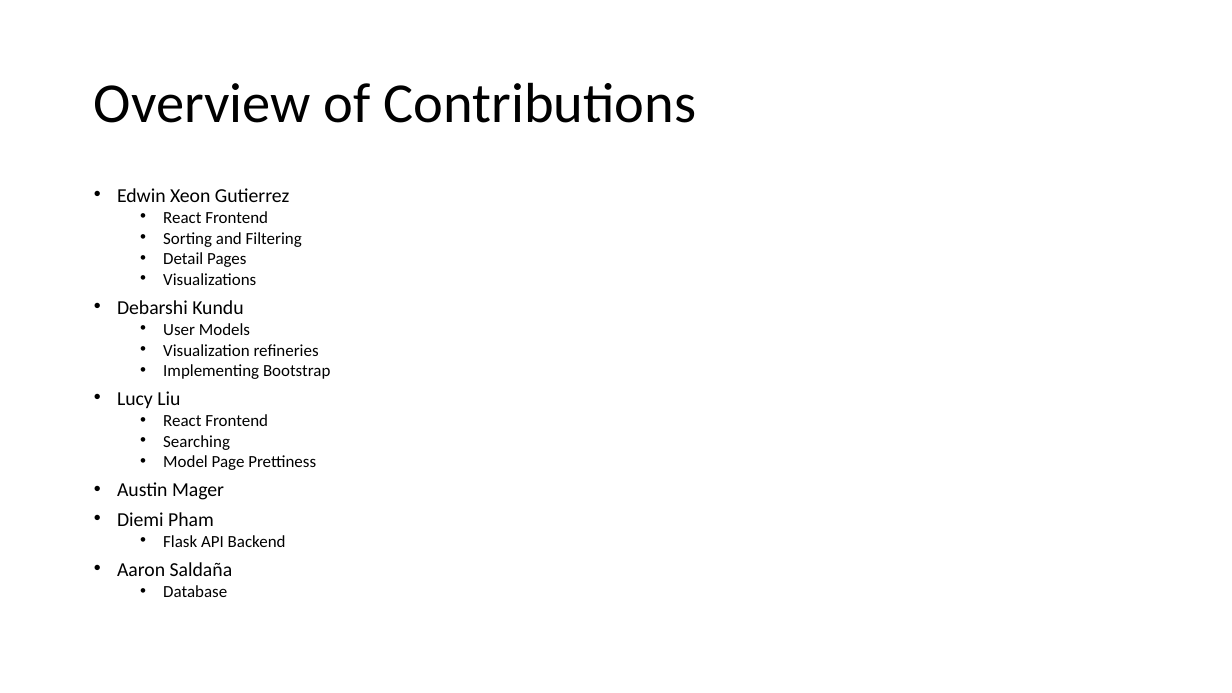
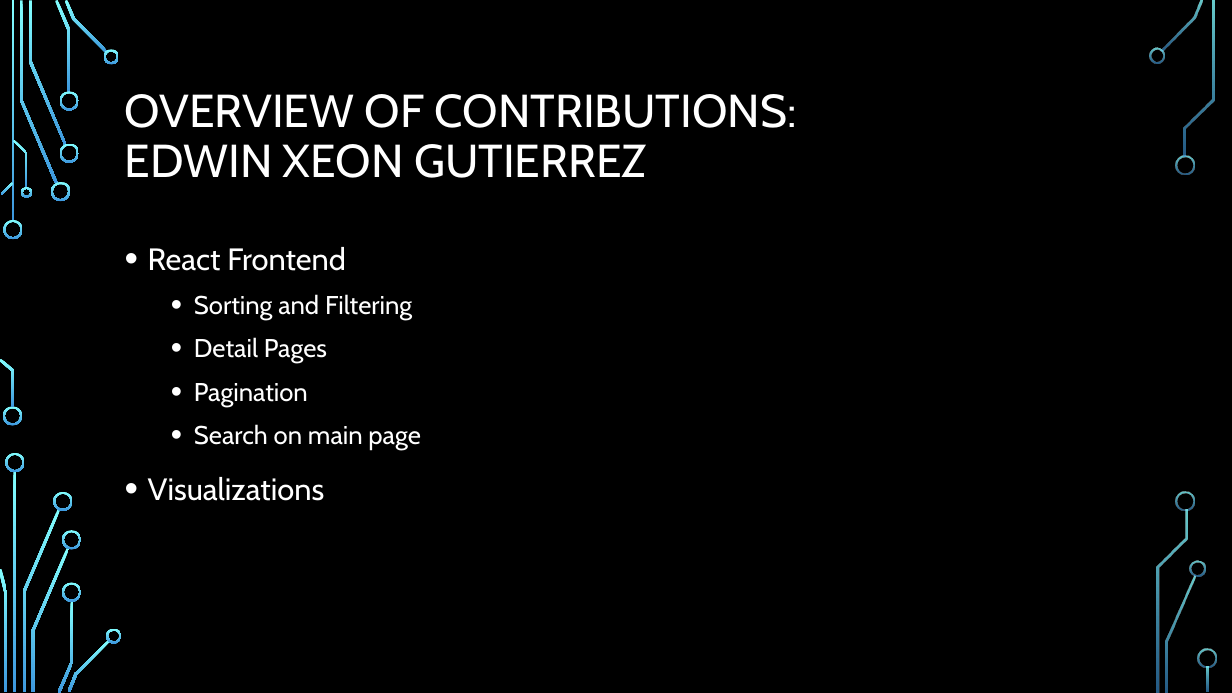
Before and after one commit to pdiemi/mibrary, a slide deck: slide 2 of Mibrary.pptx. Drawn at 1232x693 pixels with LibreOffice and Linux fonts; fonts in the diff are those of the drawing; background and template pictures are left out. Boxes give left, top, right and bottom in pixels: in the first picture for what was removed or moved away, otherwise in the second. Text is boxed around its words. In the diff, an @@ line names an element or a change of style, - is before the commit and + after.

Commit message:
Updated powerpoint

```diff
--- a/Mibrary.pptx
+++ b/Mibrary.pptx
@@ background #FFFFFF to picture (left out) @@
@@ title at [125, 94, 797, 178]: text changed; size 44 to 36 pt; font Calibri to Cabin; text colour #000000 to #FFFFFF @@
-Overview of Contributions
+OVERVIEW OF CONTRIBUTIONS:
+EDWIN XEON GUTIERREZ
@@ text at [117, 188, 289, 202]: paragraph removed @@
-• Edwin Xeon Gutierrez
@@ text "React Frontend": place and size @@
-text "React Frontend" at [117, 188, 330, 597]
+text "React Frontend" at [148, 247, 421, 501]
@@ text at [148, 247, 412, 501]: size 13.2 to 24 pt in "React Frontend", "Visualizations"; font Calibri to Cabin, text colour #000000 to #FFFFFF in "React Frontend", "Sorting and Filtering", "Detail Pages", "Visualizations"; size 13.2 to 20 pt in "Sorting and Filtering", "Detail Pages"; list level 2 to 1 in "React Frontend"; line spacing 0.7 to 1.2; list level 2 to 1 in "Visualizations" @@
@@ text at [117, 300, 330, 597]: paragraphs removed @@
-• Debarshi Kundu
-  • User Models
-  • Visualization refineries
-  • Implementing Bootstrap
-• Lucy Liu
-  • React Frontend
-  • Searching
-  • Model Page Prettiness
-• Austin Mager
-• Diemi Pham
-  • Flask API Backend
-• Aaron Saldaña
-  • Database
@@ text at [194, 383, 421, 450]: paragraphs added @@
+  • Pagination
+  • Search on main page
@@ group added at [0, 0, 1217, 693]: 33 freeform shapes, 3 rectangles @@
```
Also in this commit, not shown: 6 other slides changed, 5 slides added.
